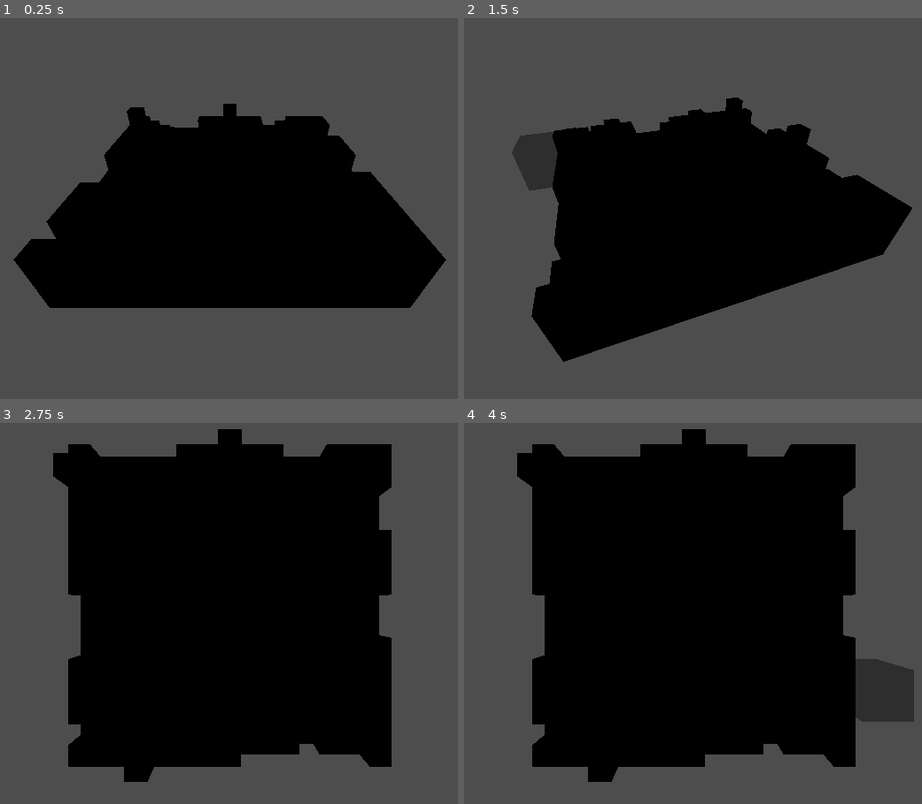
Above: before the commit, frames 1-4 (two rows, left to right).
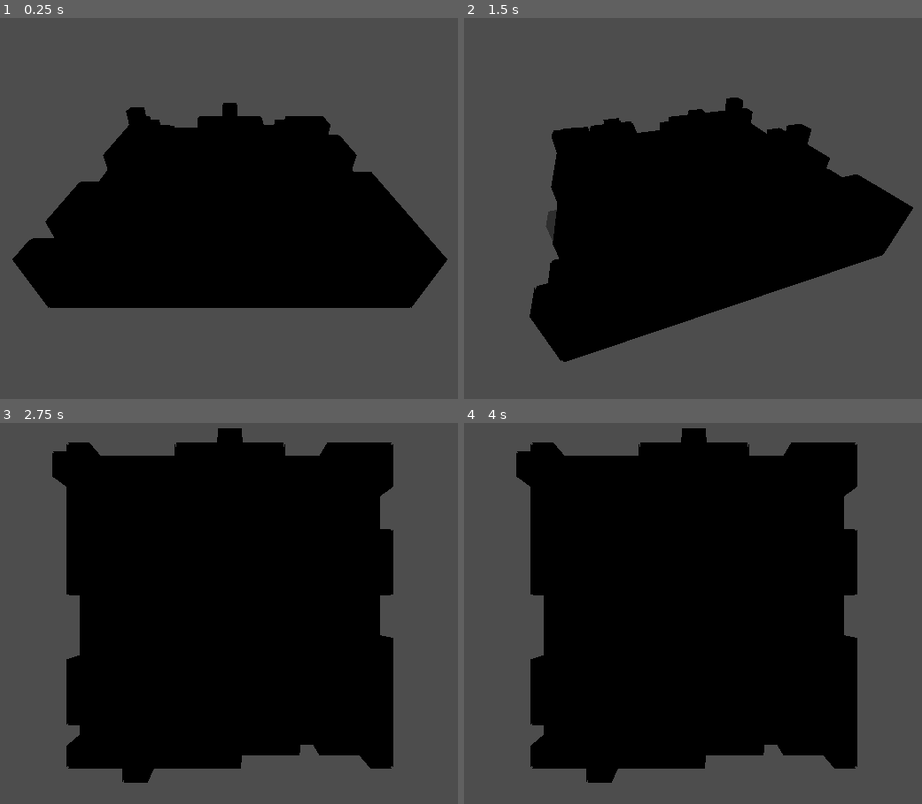
Above: after the commit, the same moments.

Repository: Nalooff/TSG
Game: Godot game, scene res://Scenes/world.tscn
Same seed, same stepped clock (60 frames per second), same inputs: the game is played once before the commit and once after it. The project has no main scene, so this scene is started directly. The engine's default icon, where the game draws it, is replaced by a stand-in: a white triangle on a blue panel in a dark square.
Inputs (mouse positions are in pixels of both pictures, inside the frame that each line leads up to):
- Up to frame 1 (0.25 s): no input
- Up to frame 2 (1.5 s): tap Enter (change_view) at 0.5 s; move the mouse to (848, 181) at 0.52 s; hold Right (rotate_right) 0.53-1.28 s; hold Enter (change_view) 0.53-1.28 s; move the mouse to (551, 219) at 1.27 s; hold Left (rotate_left) from 1.28 s (still down); tap Middle mouse button (rotate_cam) at 1.35 s
- Up to frame 3 (2.75 s): move the mouse to (302, 518) at 2.02 s; release Left (rotate_left) at 2.03 s; hold Right (rotate_right) from 2.03 s (still down); hold Enter (change_view) from 2.03 s (still down)
- Up to frame 4 (4 s): tap Space at 2.75 s; move the mouse to (656, 685) at 2.77 s; release Enter (change_view) at 2.78 s; tap Middle mouse button (rotate_cam) at 2.85 s; tap Enter (change_view) at 3.5 s; move the mouse to (908, 666) at 3.52 s; release Right (rotate_right) at 3.53 s; hold Left (rotate_left) from 3.53 s (still down); hold Enter (change_view) from 3.53 s (still down)

The runs differ from the first frame. In frame 1, 0.3% of the frame differs, in the area x 2-98%, y 22-77%; in frame 2, 1.7%; in frame 3, 1.1%; in frame 4, 3.0%, in the area x 11-99%, y 1-95%.

Commit message:
Squashed commit of the following:
commit ed439c972add931bd959680317891e0c83529fb4
Author: Nalooff <ytnalo.off@gmail.com>
Date:   Fri Jul 10 21:26:21 2026 +0200

    Cache meshes/materials and refactor tile spawning

    Precompute shared BoxMesh and outline/material passes (_precalculate_resources) to avoid per-tile allocations. Refactor _spawn_visual_tile to use cached mesh/materials and clearer world_* naming, and extract _instantiate_single_cube_node and _attach_physics_collision to assemble mesh + StaticBody/CollisionShape3D. Removes repeated creation of BoxMesh/StandardMaterial3D per tile and preserves existing generation modes/behavior while improving memory and runtime performance.

commit 009a14db596185f7fc77fdd3531c390c768241dd
Author: Nalooff <ytnalo.off@gmail.com>
Date:   Fri Jul 10 21:22:55 2026 +0200

    Refactor placement validation with performance cache

    Optimize block placement preview by caching grid coordinates to avoid redundant validation checks when mouse hasn't moved to a new cell. Refactored _process() into smaller, focused functions (_perform_mouse_raycast, _convert_hit_to_grid, _update_placement_logic, _scan_footprint_terrain, _update_preview_transform) for better maintainability. Added cache invalidation when block size changes mid-game via _force_validation_update().

commit c7b01943604df9bca17eb9ab17d9b5394eeed0dd
Author: Nalooff <ytnalo.off@gmail.com>
Date:   Fri Jul 10 21:13:47 2026 +0200

    Add block outline effects

    Implement visual block outlines using a secondary material pass with grow effect for crisp black borders. Pre-bake the outline material before the tile loop for efficiency.

commit bb7e87cc69162752485bf1edd2b938cd81db7766
Author: Nalooff <ytnalo.off@gmail.com>
Date:   Fri Jul 10 21:01:06 2026 +0200

    Improve block preview and tile spawning

    made sure the colors were based on layer height rather than colomn height and fixed the preview so that the block is actually situated where the mouse point, while also making sure the block cannot be put above the max height or above an empty space

Diff:
--- a/GridGeneration/block_preview.gd
+++ b/GridGeneration/block_preview.gd
@@ -1,11 +1,11 @@
 extends Node3D
 class_name BlockPreview
 
-# Set this to change cursor layout dynamically (e.g., Vector3i(1,1,1), Vector3i(2,2,2), Vector3i(3,3,3))
 @export var preview_size: Vector3i = Vector3i(1, 1, 1):
 	set(value):
 		preview_size = value
 		_update_preview_mesh_dimensions()
+		_force_validation_update() # Recalculate rules if block size scales mid-game
 
 @onready var grid: Grid = get_parent()
 
@@ -14,10 +14,18 @@
 var valid_mat: StandardMaterial3D
 var invalid_mat: StandardMaterial3D
 
+# Expose validation status so PiecePlacer can read it
+var is_placement_valid: bool = false
+
+# Performance Optimization Cache Tracking
+var _last_gx: int = -1
+var _last_gz: int = -1
+
 func _ready() -> void:
 	EventBus.connect("camera_changed", func(cam): current_cam = cam)
 	_setup_materials()
 	_build_preview_node()
+
 
 func _setup_materials() -> void:
 	valid_mat = StandardMaterial3D.new()
@@ -28,43 +36,117 @@
 	invalid_mat.albedo_color = Color(1.0, 0.0, 0.0, 0.4)
 	invalid_mat.transparency = BaseMaterial3D.TRANSPARENCY_ALPHA
 
+
 func _build_preview_node() -> void:
 	preview_instance = MeshInstance3D.new()
 	preview_instance.mesh = BoxMesh.new()
 	_update_preview_mesh_dimensions()
 	add_child(preview_instance)
 
+
 func _update_preview_mesh_dimensions() -> void:
 	if not preview_instance: return
 	(preview_instance.mesh as BoxMesh).size = Vector3(preview_size) * grid.CELL_SIZE
 
+
 func _process(_delta: float) -> void:
 	if not current_cam or not preview_instance: return
 
+	var ray_result = _perform_mouse_raycast()
+	if ray_result.is_empty(): return
+
+	var grid_coords = _convert_hit_to_grid(ray_result.position, ray_result.normal)
+
+	# Only run algorithmic loops if mouse shifted to a new cell
+	if grid_coords.x != _last_gx or grid_coords.y != _last_gz:
+		_last_gx = grid_coords.x
+		_last_gz = grid_coords.y
+		_update_placement_logic(_last_gx, _last_gz)
+
+
+## Casts a 3D physical vector down into the viewport scene state
+func _perform_mouse_raycast() -> Dictionary:
 	var mouse_pos = get_viewport().get_mouse_position()
-	var drop_plane = Plane(Vector3.UP, 0.0)
 	var ray_origin = current_cam.project_ray_origin(mouse_pos)
-	var ray_dir = current_cam.project_ray_normal(mouse_pos)
-	var hit = drop_plane.intersects_ray(ray_origin, ray_dir)
+	var ray_end = ray_origin + current_cam.project_ray_normal(mouse_pos) * 2000.0
 
-	if hit:
-		var gx = clampi(int(floor(hit.x / grid.CELL_SIZE)), 0, grid.GRID_WIDTH - 1)
-		var gz = clampi(int(floor(hit.z / grid.CELL_SIZE)), 0, grid.GRID_DEPTH - 1)
+	var space_state = get_world_3d().direct_space_state
+	var query = PhysicsRayQueryParameters3D.create(ray_origin, ray_end)
+	return space_state.intersect_ray(query)
 
-		# Offset center point calculation relative to multiblock sizes
-		var offset_x = (preview_size.x * grid.CELL_SIZE) / 2.0
-		var offset_z = (preview_size.z * grid.CELL_SIZE) / 2.0
 
-		# Read directly from database matrix to snap visual preview accurately on top of hills
-		var terrain_height = grid.get_height_at(gx, gz)
-		var py = ((terrain_height + 1) * grid.CELL_SIZE) + ((preview_size.y * grid.CELL_SIZE) / 2.0)
+## Extracts local Vector2i grid coordinates from raw 3D physics collision bounds
+func _convert_hit_to_grid(hit_position: Vector3, hit_normal: Vector3) -> Vector2i:
+	var inward_sample = hit_position - (hit_normal * 0.1)
+	var gx = clampi(int(floor(inward_sample.x / grid.CELL_SIZE)), 0, grid.GRID_WIDTH - 1)
+	var gz = clampi(int(floor(inward_sample.z / grid.CELL_SIZE)), 0, grid.GRID_DEPTH - 1)
+	return Vector2i(gx, gz)
 
-		preview_instance.global_position = Vector3(
-			(gx * grid.CELL_SIZE) + offset_x,
-			py,
-			(gz * grid.CELL_SIZE) + offset_z
-		)
 
-		# Boundary alignment validation
-		var is_valid = (gx + preview_size.x <= grid.GRID_WIDTH) and (gz + preview_size.z <= grid.GRID_DEPTH)
-		preview_instance.material_override = valid_mat if is_valid else invalid_mat
+## Orchestrates layout updates, checks guidelines, and updates visuals
+func _update_placement_logic(gx: int, gz: int) -> void:
+	var within_boundaries = (gx + preview_size.x <= grid.GRID_WIDTH) and (gz + preview_size.z <= grid.GRID_DEPTH)
+
+	# Collect terrain profiling data parameters
+	var structural_data = _scan_footprint_terrain(gx, gz, within_boundaries)
+
+	# Execute rule validation
+	var perfect_flat_foundation = structural_data["is_flat"]
+	var height_limit_exceeded = (structural_data["highest_tier"] + preview_size.y) > 3
+
+	# Consolidated master state definition
+	is_placement_valid = within_boundaries and perfect_flat_foundation and not height_limit_exceeded
+
+	# Reposition and re-theme assets
+	_update_preview_transform(gx, gz, structural_data["highest_tier"])
+
+
+## Iterates across footprint matrices to identify flat spaces or height issues
+func _scan_footprint_terrain(gx: int, gz: int, within_boundaries: bool) -> Dictionary:
+	var result = {
+		"highest_tier": 0,
+		"is_flat": true
+	}
+
+	if not within_boundaries:
+		result["highest_tier"] = grid.get_height_at(gx, gz)
+		result["is_flat"] = false
+		return result
+
+	var baseline_height = grid.get_height_at(gx, gz)
+	result["highest_tier"] = baseline_height
+
+	for x_offset in range(preview_size.x):
+		for z_offset in range(preview_size.z):
+			var local_height = grid.get_height_at(gx + x_offset, gz + z_offset)
+
+			if local_height != baseline_height:
+				result["is_flat"] = false
+
+			if local_height > result["highest_tier"]:
+				result["highest_tier"] = local_height
+
+	return result
+
+
+## Repositions preview visual meshes in 3D scene space and updates colors
+func _update_preview_transform(gx: int, gz: int, target_tier: int) -> void:
+	var offset_x = (preview_size.x * grid.CELL_SIZE) / 2.0
+	var offset_z = (preview_size.z * grid.CELL_SIZE) / 2.0
+
+	var terrain_surface_y = (target_tier + 1) * grid.CELL_SIZE
+	var py = terrain_surface_y + ((preview_size.y * grid.CELL_SIZE) / 2.0)
+
+	preview_instance.global_position = Vector3(
+		(gx * grid.CELL_SIZE) + offset_x,
+		py,
+		(gz * grid.CELL_SIZE) + offset_z
+	)
+
+	preview_instance.material_override = valid_mat if is_placement_valid else invalid_mat
+
+
+## Clears cache tracking so structural checks recalculate immediately
+func _force_validation_update() -> void:
+	_last_gx = -1
+	_last_gz = -1
--- a/GridGeneration/map_generator.gd
+++ b/GridGeneration/map_generator.gd
@@ -8,9 +8,14 @@
 
 @onready var grid: Grid = get_parent()
 
+# Shared mesh and outline resources initialized once
+var _shared_box_mesh: BoxMesh
+var _outline_mat: StandardMaterial3D
+var _layer_materials: Array[StandardMaterial3D] = []
+
 func _ready() -> void:
-	# Keep initialization synchronous and wait for root dependencies
 	await grid.ready
+	_precalculate_resources()
 
 	match generation_mode:
 		Mode.AUTO:
@@ -20,28 +25,51 @@
 		Mode.PLAYER:
 			_generate_flat_ground()
 
+
+## Generates and caches re-usable meshes and materials to maximize performance
+func _precalculate_resources() -> void:
+	# 1. Create a single mesh template shared by all blocks
+	_shared_box_mesh = BoxMesh.new()
+	_shared_box_mesh.size = Vector3(grid.CELL_SIZE, grid.CELL_SIZE, grid.CELL_SIZE)
+
+	# 2. Pre-bake the outline pass
+	_outline_mat = StandardMaterial3D.new()
+	_outline_mat.albedo_color = Color.BLACK
+	_outline_mat.cull_mode = BaseMaterial3D.CULL_FRONT
+	_outline_mat.shading_mode = BaseMaterial3D.SHADING_MODE_UNSHADED
+	_outline_mat.grow = true
+	_outline_mat.grow_amount = 0.1
+
+	# 3. Pre-bake base material states for each distinct height tier
+	for color in grid.LAYER_COLORS:
+		var mat = StandardMaterial3D.new()
+		mat.albedo_color = color
+		mat.next_pass = _outline_mat
+		_layer_materials.append(mat)
+
+
 func _generate_flat_ground() -> void:
 	for x in range(grid.GRID_WIDTH):
 		for z in range(grid.GRID_DEPTH):
 			grid.grid_matrix.append(Vector3i(x, 0, z))
 			_spawn_visual_tile(x, 0, z)
 
+
 func _generate_noise_terrain() -> void:
 	var noise = FastNoiseLite.new()
 	noise.seed = randi()
 	noise.noise_type = FastNoiseLite.TYPE_SIMPLEX
-	noise.frequency = 0.15 # Higher frequency creates smaller clusters and sharper local changes
+	noise.frequency = 0.15
 
 	for x in range(grid.GRID_WIDTH):
 		for z in range(grid.GRID_DEPTH):
 			var raw_noise = noise.get_noise_2d(float(x), float(z))
 			var normalized_noise = (raw_noise + 1.0) / 2.0
-
-			# Map to 4 distinct vertical step intervals (0 to 3) preserving cliff drop-offs
 			var height = clampi(int(floor(normalized_noise * 4.0)), 0, 3)
 
 			grid.grid_matrix.append(Vector3i(x, height, z))
 			_spawn_visual_tile(x, height, z)
+
 
 func _generate_from_topology_colors() -> void:
 	if not topology_map:
@@ -56,8 +84,6 @@
 		for gz in range(grid.GRID_DEPTH):
 			var start_x = int(gx * chunk_w)
 			var start_y = int(gz * chunk_h)
-
-			# Sample chunk average color
 			var c = img.get_pixel(start_x, start_y)
 			var height = 0
 
@@ -69,18 +95,43 @@
 			grid.grid_matrix.append(Vector3i(gx, height, gz))
 			_spawn_visual_tile(gx, height, gz)
 
-func _spawn_visual_tile(x: int, height: int, z: int) -> void:
+
+## Loops through target height layers to stack structural blocks
+func _spawn_visual_tile(x: int, target_height: int, z: int) -> void:
+	var offset = grid.CELL_SIZE / 2.0
+	var world_x = (x * grid.CELL_SIZE) + offset
+	var world_z = (z * grid.CELL_SIZE) + offset
+
+	for h in range(target_height + 1):
+		var world_y = (h * grid.CELL_SIZE) + offset
+		var spawn_position = Vector3(world_x, world_y, world_z)
+
+		_instantiate_single_cube_node(spawn_position, h)
+
+
+## Single-Responsibility factory logic for assembling 3D assets
+func _instantiate_single_cube_node(spawn_pos: Vector3, layer_index: int) -> void:
 	var tile_mesh = MeshInstance3D.new()
-	tile_mesh.mesh = BoxMesh.new()
-	(tile_mesh.mesh as BoxMesh).size = Vector3(grid.CELL_SIZE, (height + 1) * grid.CELL_SIZE, grid.CELL_SIZE)
+	tile_mesh.mesh = _shared_box_mesh
 
-	var mat = StandardMaterial3D.new()
-	mat.albedo_color = grid.LAYER_COLORS[clampi(height, 0, 3)]
-	tile_mesh.material_override = mat
+	# Instantly apply pre-calculated cached material configurations
+	var mat_idx = clampi(layer_index, 0, _layer_materials.size() - 1)
+	tile_mesh.material_override = _layer_materials[mat_idx]
 	add_child(tile_mesh)
+	tile_mesh.global_position = spawn_pos
 
-	var offset = grid.CELL_SIZE / 2.0
-	var p_x = (x * grid.CELL_SIZE) + offset
-	var p_y = ((height + 1) * grid.CELL_SIZE) / 2.0
-	var p_z = (z * grid.CELL_SIZE) + offset
-	tile_mesh.global_position = Vector3(p_x, p_y, p_z)
+	# Add physics collision components
+	_attach_physics_collision(tile_mesh)
+
+
+## Injects StaticBody and BoxShapes to facilitate system mouse ray intersections
+func _attach_physics_collision(parent_mesh: MeshInstance3D) -> void:
+	var static_body = StaticBody3D.new()
+	var collision_shape = CollisionShape3D.new()
+	var box_shape = BoxShape3D.new()
+
+	box_shape.size = _shared_box_mesh.size
+	collision_shape.shape = box_shape
+
+	static_body.add_child(collision_shape)
+	parent_mesh.add_child(static_body)
--- a/Scenes/world.tscn
+++ b/Scenes/world.tscn
@@ -18,9 +18,6 @@
 
 [node name="Grid" parent="." instance=ExtResource("3_wfsc2")]
 
-[node name="BlockPreview" parent="Grid" index="1"]
-preview_size = Vector3i(2, 2, 2)
-
 [node name="BasePawn" parent="." instance=ExtResource("1_er4mj")]
 
 [editable path="Grid"]
